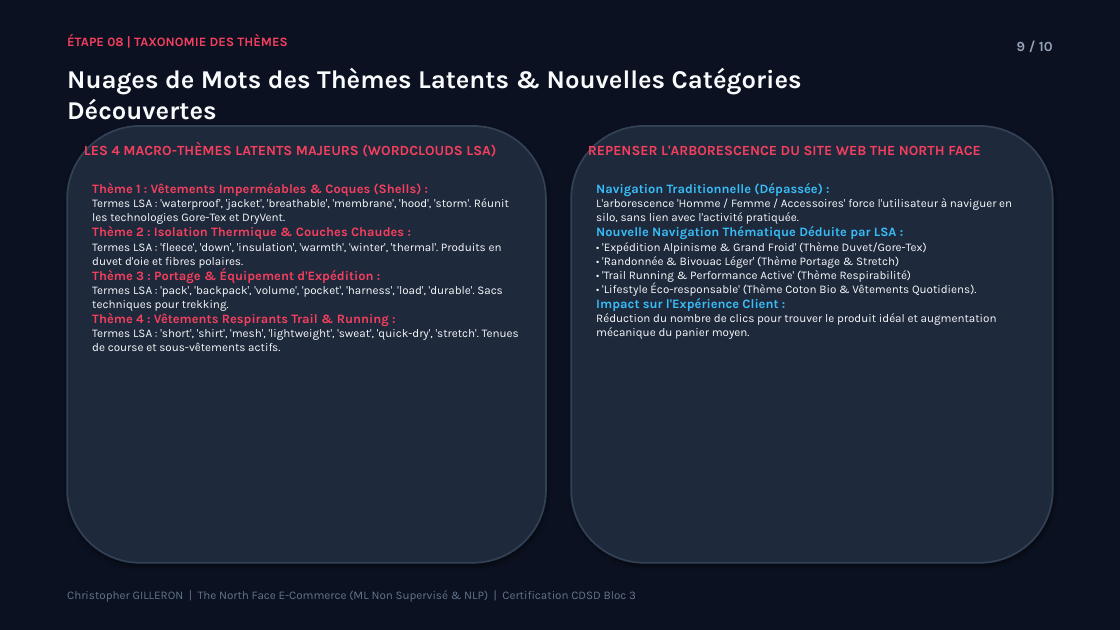
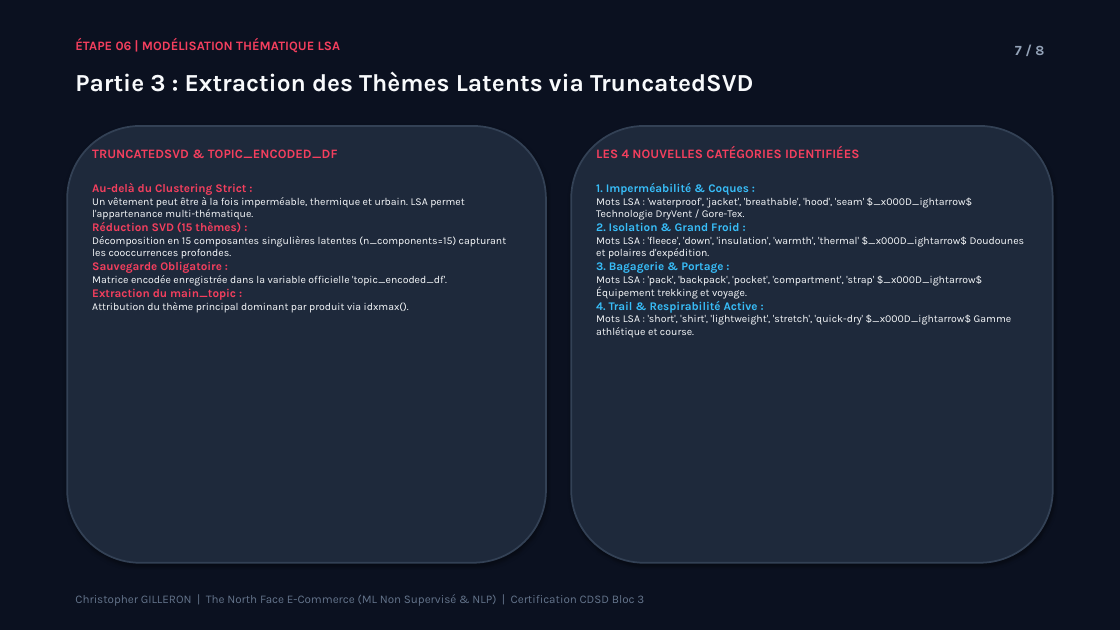
Before and after one commit to Elkristobal59/CERTIFICATION_CDSD, a slide deck: slide 7 of Bloc_3_Machine_Learning/North_Face/North_face_presentation.pptx (slide 9 before the commit). Drawn at 1120x630 pixels with LibreOffice and Linux fonts; fonts in the diff are those of the drawing. Boxes give left, top, right and bottom in pixels: in the first picture for what was removed or moved away, otherwise in the second. Text is boxed around its words. In the diff, an @@ line names an element or a change of style, - is before the commit and + after.

Commit message:
feat(certif): calibrage strict a 8 slides max (format oral 5 min) pour Steam, Walmart et North Face

```diff
--- a/Bloc_3_Machine_Learning/North_Face/North_face_presentation.pptx
+++ b/Bloc_3_Machine_Learning/North_Face/North_face_presentation.pptx
@@ text at bbox=[75, 38, 341, 53]: text changed @@
-ÉTAPE 08 | TAXONOMIE DES THÈMES
+ÉTAPE 06 | MODÉLISATION THÉMATIQUE LSA
@@ text at bbox=[1015, 46, 1044, 55]: text changed @@
-9 / 10
+7 / 8
@@ text at bbox=[75, 72, 753, 92]: text changed; size 22 to 21 pt @@
-Nuages de Mots des Thèmes Latents & Nouvelles Catégories Découvertes
+Partie 3 : Extraction des Thèmes Latents via TruncatedSVD
@@ text at bbox=[92, 149, 338, 158]: text changed; size 12 to 11 pt @@
-LES 4 MACRO-THÈMES LATENTS MAJEURS (WORDCLOUDS LSA)
+TRUNCATEDSVD & TOPIC_ENCODED_DF
@@ text at bbox=[596, 146, 859, 158]: text changed; size 12 to 11 pt @@
-REPENSER L'ARBORESCENCE DU SITE WEB THE NORTH FACE
+LES 4 NOUVELLES CATÉGORIES IDENTIFIÉES
@@ text at bbox=[92, 183, 507, 313]: text changed; size 10 to 9 pt @@
-Thème 1 : Vêtements Imperméables & Coques (Shells) :
-Termes LSA : 'waterproof', 'jacket', 'breathable', 'membrane', 'hood', 'storm'. Réunit les technologies Gore-Tex et DryVent.
-Thème 2 : Isolation Thermique & Couches Chaudes :
-Termes LSA : 'fleece', 'down', 'insulation', 'warmth', 'winter', 'thermal'. Produits en duvet d'oie et fibres polaires.
-Thème 3 : Portage & Équipement d'Expédition :
-Termes LSA : 'pack', 'backpack', 'volume', 'pocket', 'harness', 'load', 'durable'. Sacs techniques pour trekking.
-Thème 4 : Vêtements Respirants Trail & Running :
-Termes LSA : 'short', 'shirt', 'mesh', 'lightweight', 'sweat', 'quick-dry', 'stretch'. Tenues de course et sous-vêtements actifs.
+Au-delà du Clustering Strict :
+Un vêtement peut être à la fois imperméable, thermique et urbain. LSA permet l'appartenance multi-thématique.
+Réduction SVD (15 thèmes) :
+Décomposition en 15 composantes singulières latentes (n_components=15) capturant les cooccurrences profondes.
+Sauvegarde Obligatoire :
+Matrice encodée enregistrée dans la variable officielle 'topic_encoded_df'.
+Extraction du main_topic :
+Attribution du thème principal dominant par produit via idxmax().
@@ text at bbox=[596, 183, 1025, 338]: text changed; size 10 to 9 pt @@
-Navigation Traditionnelle (Dépassée) :
-L'arborescence 'Homme / Femme / Accessoires' force l'utilisateur à naviguer en silo, sans lien avec l'activité pratiquée.
-Nouvelle Navigation Thématique Déduite par LSA :
-• 'Expédition Alpinisme & Grand Froid' (Thème Duvet/Gore-Tex)
-• 'Randonnée & Bivouac Léger' (Thème Portage & Stretch)
-• 'Trail Running & Performance Active' (Thème Respirabilité)
-• 'Lifestyle Éco-responsable' (Thème Coton Bio & Vêtements Quotidiens).
-Impact sur l'Expérience Client :
-Réduction du nombre de clics pour trouver le produit idéal et augmentation mécanique du panier moyen.
+1. Imperméabilité & Coques :
+Mots LSA : 'waterproof', 'jacket', 'breathable', 'hood', 'seam' $_x000D_ightarrow$ Technologie DryVent / Gore-Tex.
+2. Isolation & Grand Froid :
+Mots LSA : 'fleece', 'down', 'insulation', 'warmth', 'thermal' $_x000D_ightarrow$ Doudounes et polaires d'expédition.
+3. Bagagerie & Portage :
+Mots LSA : 'pack', 'backpack', 'pocket', 'compartment', 'strap' $_x000D_ightarrow$ Équipement trekking et voyage.
+4. Trail & Respirabilité Active :
+Mots LSA : 'short', 'shirt', 'lightweight', 'stretch', 'quick-dry' $_x000D_ightarrow$ Gamme athlétique et course.
@@ text "Christopher GILLERON | The North ...": place and size @@
-text "Christopher GILLERON | The North ..." at bbox=[67, 590, 636, 602]
+text "Christopher GILLERON | The North ..." at bbox=[75, 594, 644, 606]
```
Also in this commit, not shown: 7 other slides changed, 2 slides removed, 2 other files.
